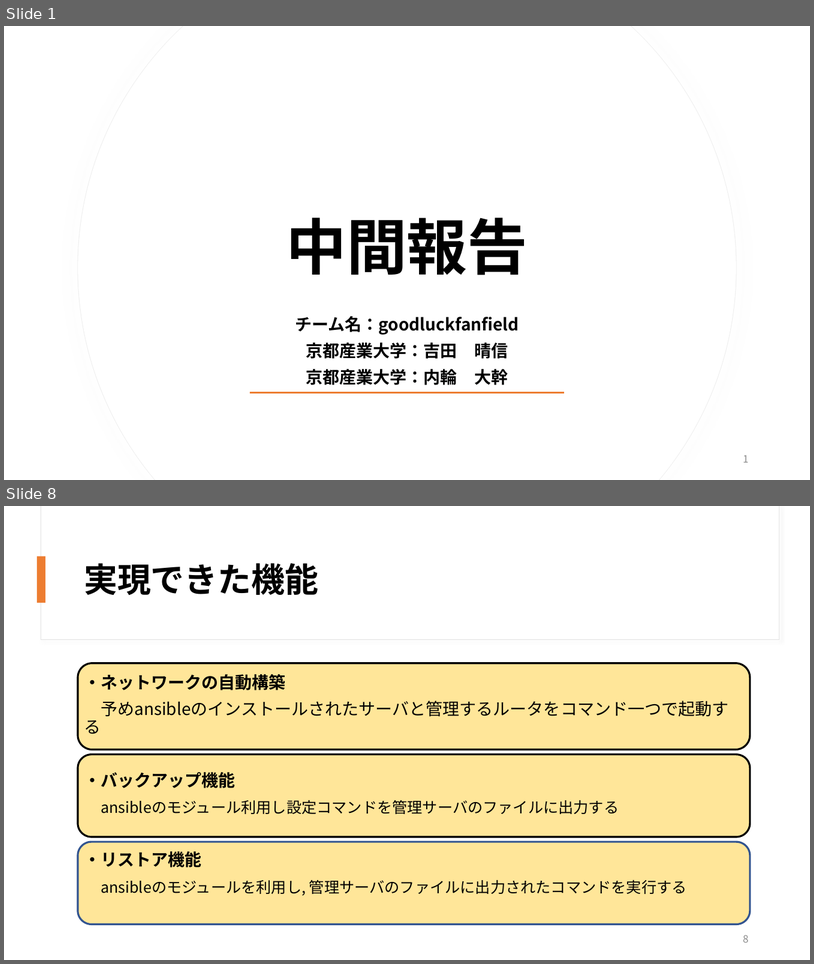
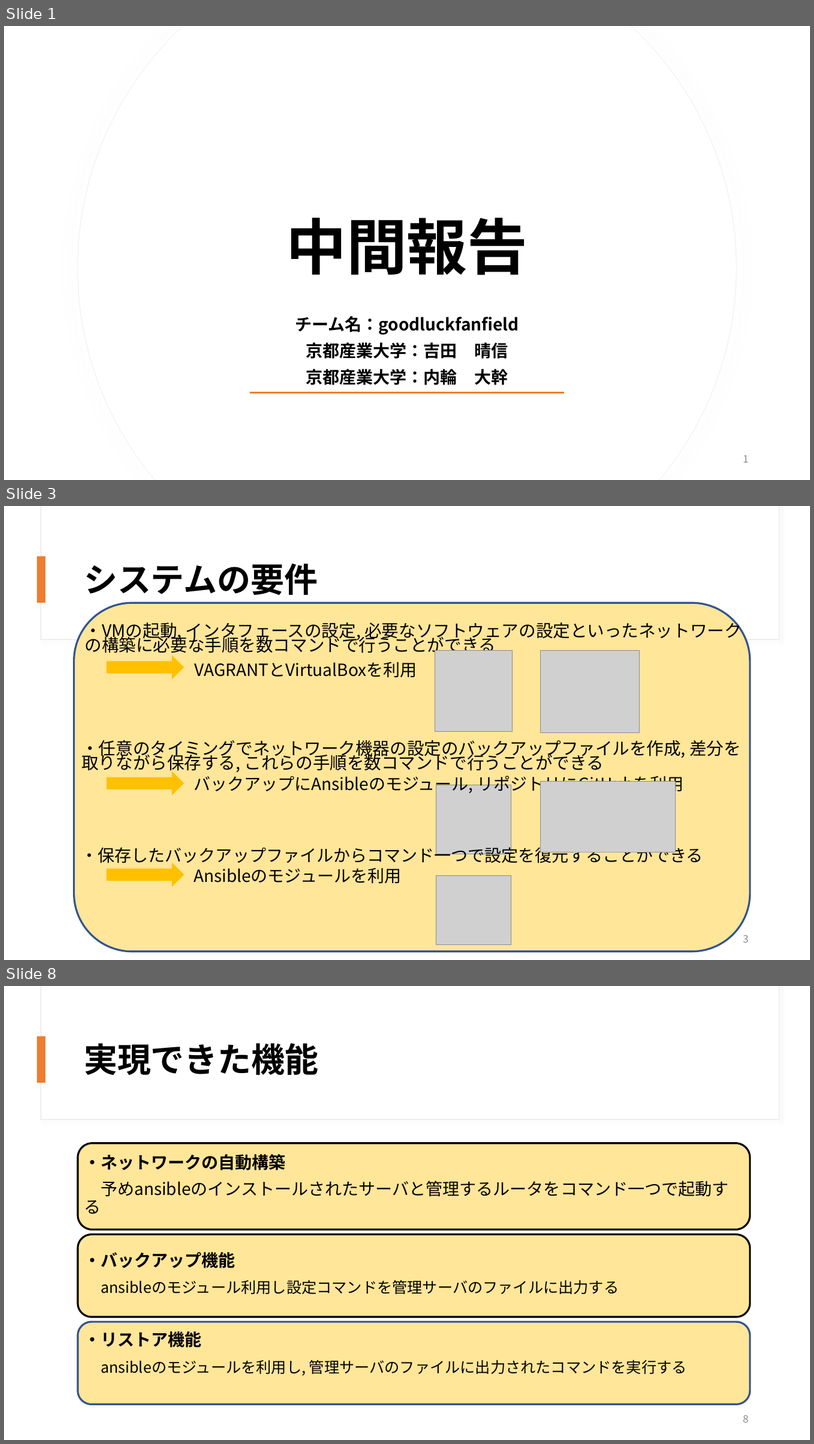
Before and after one commit to OOL2020-goodluckfanfield/Document, a slide deck: ool2020_middle_report_volume３_10_25 .pptx. Shown one above the other, each under a label of ours: slides 1 and 8 before the commit, slides 1, 3 and 8 after it; the slides between them are not shown. The pictures are 814x964 and 814x1444 pixels, drawn with LibreOffice and Linux fonts; fonts in the diff are those of the drawing; grey boxes stand for pictures. Boxes give left, top, right and bottom in pixels: in the first picture for what was removed or moved away, otherwise in the second. Text is boxed around its words. In the diff, an @@ line names an element or a change of style, - is before the commit and + after.

```diff
--- a/ool2020_middle_report_volume３_10_25 .pptx
+++ b/ool2020_middle_report_volume３_10_25 .pptx
@@ slide 3 added at <box>4,506,810,960</box>, background #FFFFFF @@
@@ rectangle added at <box>41,506,780,640</box>, fill #FFFFFF, outline #E1E1E1 0.75 pt @@
@@ rectangle added at <box>42,506,780,639</box>, fill #FFFFFF @@
@@ rectangle added at <box>37,556,46,603</box>, fill #ED7D31 @@
@@ title added at <box>84,563,318,595</box>, 40 pt, text #000000, bold @@
+システムの要件
@@ rounded rectangle added at <box>74,603,750,951</box>, fill #FFE699, outline #325491 2.25 pt @@
@@ text added at <box>85,620,741,655</box>, 20.4 pt, text #000000 @@
+・VMの起動, インタフェースの設定, 必要なソフトウェアの設定といったネットワークの構築に必要な手順を数コマンドで行うことができる
@@ right arrow added at <box>107,655,184,679</box>, fill #FFC000 @@
@@ text added at <box>195,661,417,678</box>, 20 pt, text #000000 @@
+VAGRANTとVirtualBoxを利用
@@ picture added at <box>435,651,513,731</box> @@
@@ picture added at <box>540,651,639,733</box> @@
@@ text added at <box>81,740,741,773</box>, 20.4 pt, text #000000 @@
+・任意のタイミングでネットワーク機器の設定のバックアップファイルを作成, 差分を取りながら保存する, これらの手順を数コマンドで行うことができる
@@ right arrow added at <box>107,771,184,795</box>, fill #FFC000 @@
@@ text added at <box>194,773,684,795</box>, 20 pt, text #000000 @@
+バックアップにAnsibleのモジュール, リポジトリにGitHubを利用
@@ picture added at <box>437,785,512,855</box> @@
@@ picture added at <box>540,781,676,852</box> @@
@@ text added at <box>81,844,704,866</box>, 20 pt, text #000000 @@
+・保存したバックアップファイルからコマンド一つで設定を復元することができる
@@ right arrow added at <box>107,862,184,886</box>, fill #FFC000 @@
@@ text added at <box>194,867,401,883</box>, 20 pt, text #000000 @@
+Ansibleのモジュールを利用
@@ picture added at <box>437,876,512,945</box> @@
@@ page number added at <box>743,934,749,942</box>, 12 pt, text #8C8C8C @@
+3
```
Also in this commit, not shown: 5 slides changed, 1 other slide added, 1 slide removed, 1 other file.
